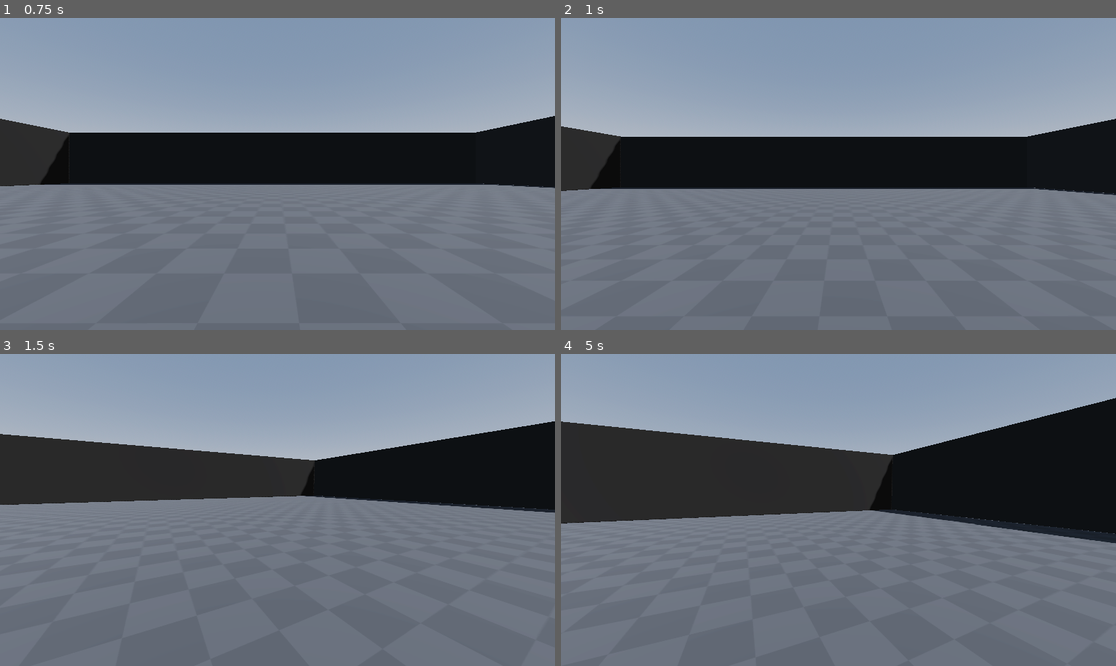
Above: before the commit, frames 1-4 (two rows, left to right).
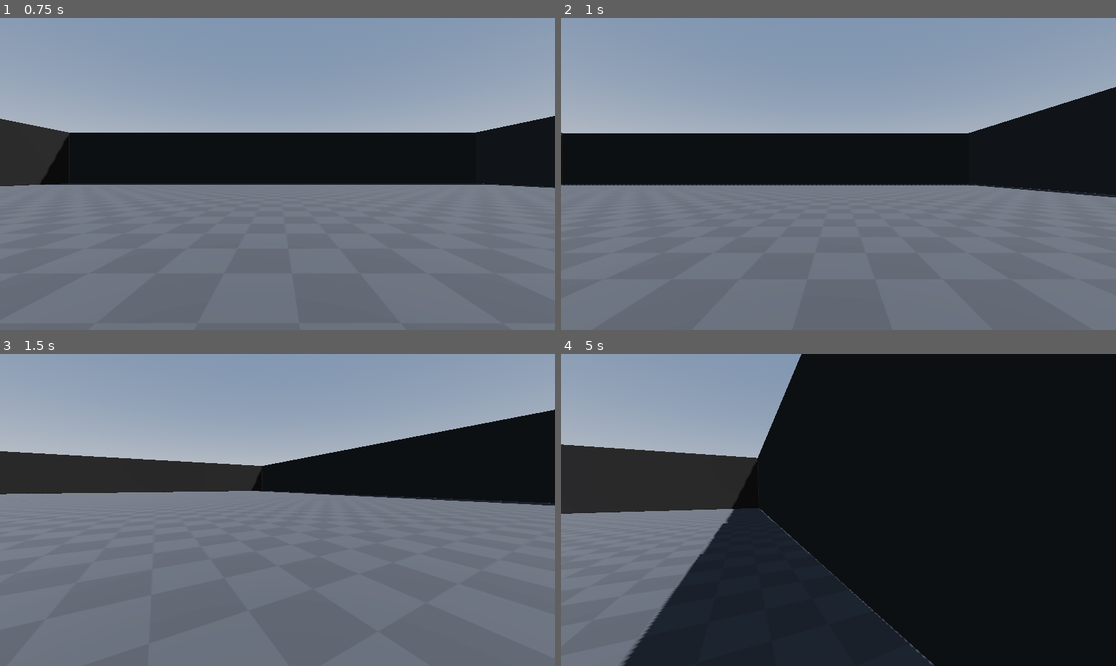
Above: after the commit, the same moments.

Repository: juanakajuan/sourcelike-fps-character-controller
Game: Godot game, scene res://scenes/World.tscn
Two runs of this game, one before a commit and one after it. Both use one fixed random seed, a clock stepped at 60 frames per second and the inputs below.
Inputs (mouse positions are in pixels of both pictures, inside the frame that each line leads up to):
- Up to frame 1 (0.75 s): tap Enter at 0.5 s; move the mouse to (399, 158) at 0.52 s; hold D (move_right) from 0.53 s (still down); hold Shift (sprint) from 0.53 s (still down); click (399, 158) at 0.67 s
- Up to frame 2 (1 s): keep holding D (move_right); keep holding Shift (sprint); tap Space (jump) at 0.77 s; tap V (noclip, bound only after the commit) at 0.8 s
- Up to frame 3 (1.5 s): tap Space (jump) at 1.07 s; move the mouse to (249, 510) at 1.27 s; release D (move_right) at 1.28 s; release Shift (sprint) at 1.28 s; hold W (move_forward) from 1.28 s (still down); tap V (noclip, bound only after the commit) at 1.35 s
- Up to frame 4 (5 s): keep holding W (move_forward); tap Space (jump) at 1.52, 1.55, 1.82, 3.02, 3.32, 4.52, 4.82 s; move the mouse to (849, 503) at 2.02 s; hold Space (jump) 2.03-2.78 s; tap Shift (sprint) at 2.3, 2.85, 4.35 s; move the mouse to (832, 516) at 2.77 s; tap V (noclip, bound only after the commit) at 3.05, 3.6 s; move the mouse to (877, 513) at 3.52 s; hold Space (jump) 3.53-4.28 s; move the mouse to (794, 506) at 4.27 s

Frame 1 is identical in both runs. In frame 2, 5.3% of the frame differs, in the area x 0-100%, y 22-58%; in frame 3, 6.5%; in frame 4, 61%, in the area x 0-100%, y 0-100%.

Commit message:
feat: implement noclip

Diff:
--- a/project.godot
+++ b/project.godot
@@ -58,6 +58,11 @@
 "events": [Object(InputEventKey,"resource_local_to_scene":false,"resource_name":"","device":-1,"window_id":0,"alt_press …(195 unchanged characters)…
 ]
 }
+noclip={
+"deadzone": 0.2,
+"events": [Object(InputEventKey,"resource_local_to_scene":false,"resource_name":"","device":-1,"window_id":0,"alt_pressed":false,"shift_pressed":false,"ctrl_pressed":false,"meta_pressed":false,"pressed":false,"keycode":0,"physical_keycode":86,"key_label":0,"unicode":118,"location":0,"echo":false,"script":null)
+]
+}
 
 [physics]
 
--- a/scripts/fps_controller.gd
+++ b/scripts/fps_controller.gd
@@ -21,6 +21,10 @@
 @export var air_move_speed: float = 500.0
 
 var wish_direction: Vector3 = Vector3.ZERO
+var camera_aligned_wish_direction: Vector3 = Vector3.ZERO
+
+var noclip_speed_multiplier: float = 3.0
+var noclip: bool = false
 
 
 func get_move_speed() -> float:
@@ -122,6 +126,25 @@
 	_headbob_effect(delta)
 
 
+func _handle_noclip(delta: float) -> bool:
+	if Input.is_action_just_pressed("noclip") and OS.has_feature("debug"):
+		noclip = !noclip
+
+	$CollisionShape3D.disabled = noclip
+
+	if not noclip:
+		return false
+
+	var speed: float = get_move_speed() * noclip_speed_multiplier
+	if Input.is_action_pressed("sprint"):
+		speed *= 3.0
+
+	self.velocity = camera_aligned_wish_direction * speed
+	global_position += self.velocity * delta
+
+	return true
+
+
 func _physics_process(delta: float) -> void:
 	var input_direction: Vector2 = (
 		Input.get_vector("move_left", "move_right", "move_forward", "move_backward").normalized()
@@ -130,13 +153,20 @@
 	wish_direction = (
 		self.global_transform.basis * Vector3(input_direction.x, 0.0, input_direction.y)
 	)
+	camera_aligned_wish_direction = (
+		%Camera3D.global_transform.basis * Vector3(input_direction.x, 0.0, input_direction.y)
+	)
 
-	if is_on_floor():
-		if Input.is_action_just_pressed("jump") or (auto_bhop and Input.is_action_pressed("jump")):
-			self.velocity.y = jump_velocity
+	if not _handle_noclip(delta):
+		if is_on_floor():
+			if (
+				Input.is_action_just_pressed("jump")
+				or (auto_bhop and Input.is_action_pressed("jump"))
+			):
+				self.velocity.y = jump_velocity
 
-		_handle_ground_physics(delta)
-	else:
-		_handle_air_physics(delta)
+			_handle_ground_physics(delta)
+		else:
+			_handle_air_physics(delta)
 
-	move_and_slide()
+		move_and_slide()
